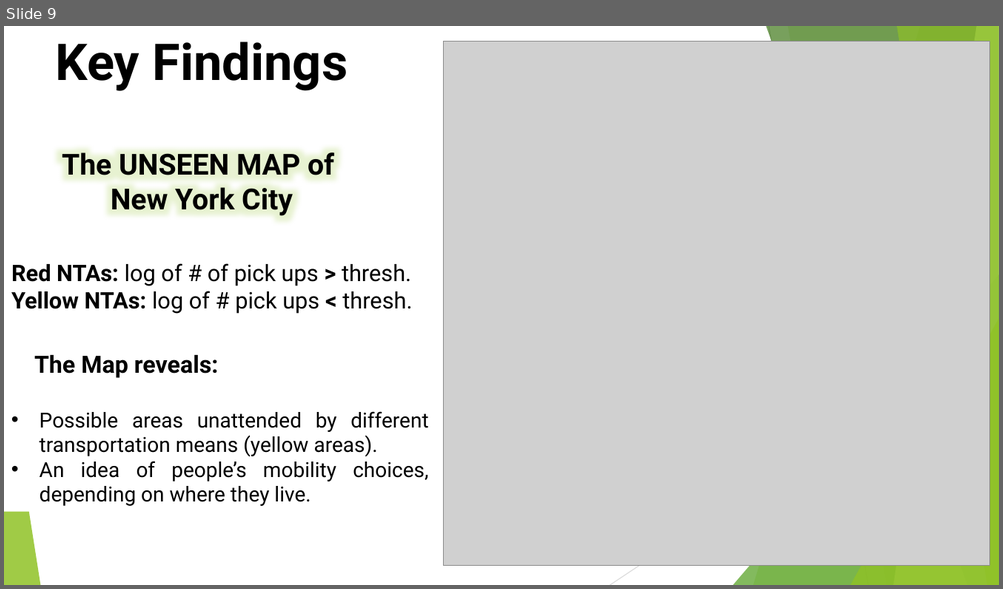
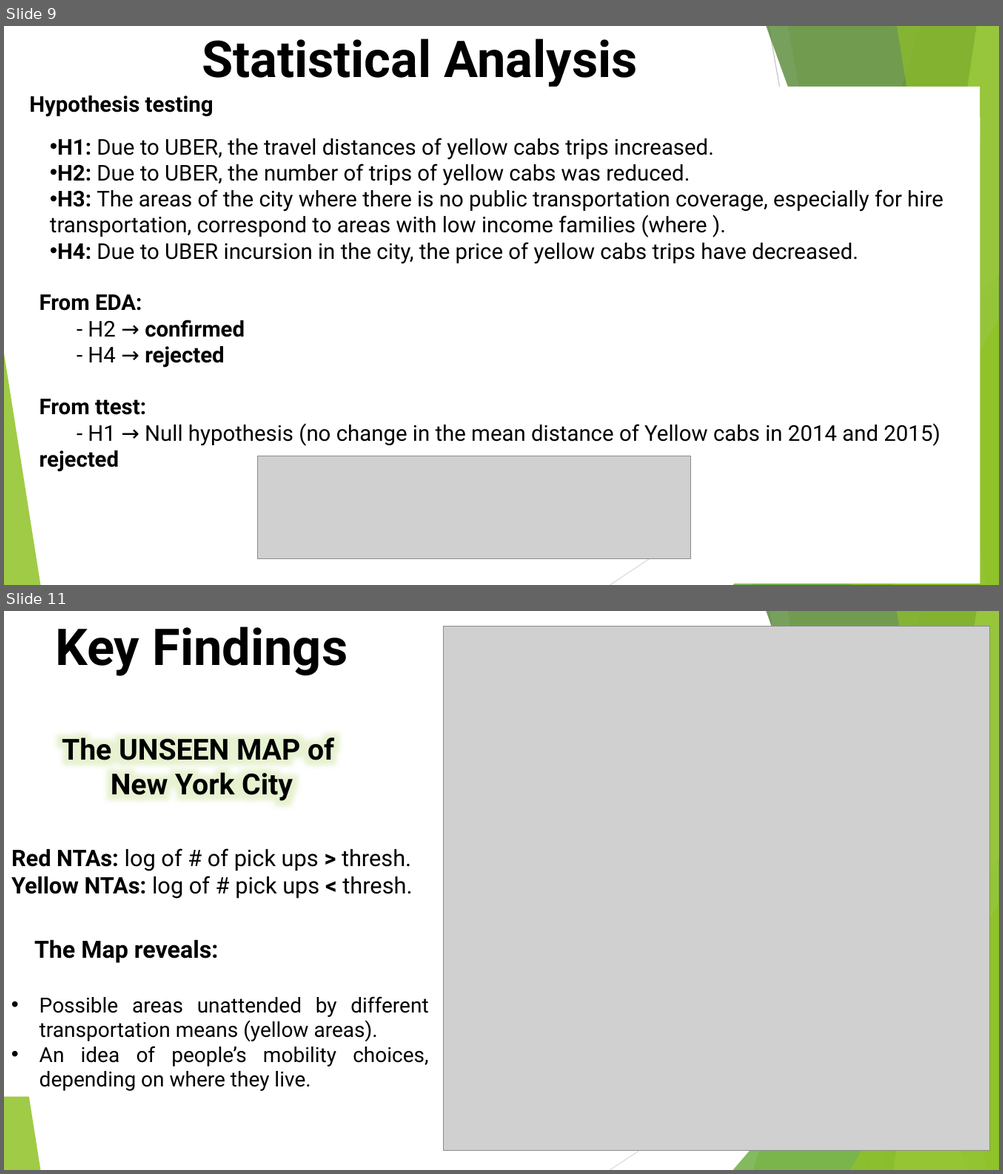
Before and after one commit to marioceron/DS4A_Datathon_Team03_2019, a slide deck: latexDocuments/datathon/Datathon_presentation.pptx. Shown one above the other, each under a label of ours: slide 9 before the commit, slides 9 and 11 after it; the slides between them are not shown. The pictures are 1003x589 and 1003x1174 pixels, drawn with LibreOffice and Linux fonts; fonts in the diff are those of the drawing; grey boxes stand for pictures. Boxes give left, top, right and bottom in pixels: in the first picture for what was removed or moved away, otherwise in the second. Text is boxed around its words. In the diff, an @@ line names an element or a change of style, - is before the commit and + after.

```diff
--- a/latexDocuments/datathon/Datathon_presentation.pptx
+++ b/latexDocuments/datathon/Datathon_presentation.pptx
@@ slide 9 added at <box>4,26,999,585</box>, background #FFFFFF; not listed: 10 template elements that a slide beside it also shows @@
@@ text added at <box>202,39,637,87</box>, 49 pt, text #000000, bold @@
+Statistical Analysis
@@ rectangle added at <box>22,87,980,141</box>, fill #FFFFFF, 21 pt, text #000000, bold @@
+Hypothesis testing
@@ rectangle added at <box>691,117,980,584</box>, fill #FFFFFF @@
@@ text added at <box>50,138,943,264</box>, 21 pt, text #000000 @@
+• H1: Due to UBER, the travel distances of yellow cabs trips increased.
+• H2: Due to UBER, the number of trips of yellow cabs was reduced.
+• H3: The areas of the city where there is no public transportation coverage, especially for hire transportation, correspond to areas with low income families (where ).
+• H4: Due to UBER incursion in the city, the price of yellow cabs trips have decreased.
@@ text added at <box>40,295,939,472</box>, 21 pt, text #000000 @@
+From EDA:
+- H2 → confirmed
+- H4 → rejected
+From ttest:
+- H1 → Null hypothesis (no change in the mean distance of Yellow cabs in 2014 and 2015) rejected
@@ picture added at <box>257,457,691,560</box> @@
@@ what was slide 9 is now slide 11 @@
```
Also in this commit, not shown: 1 slide changed, 2 other slides added.
